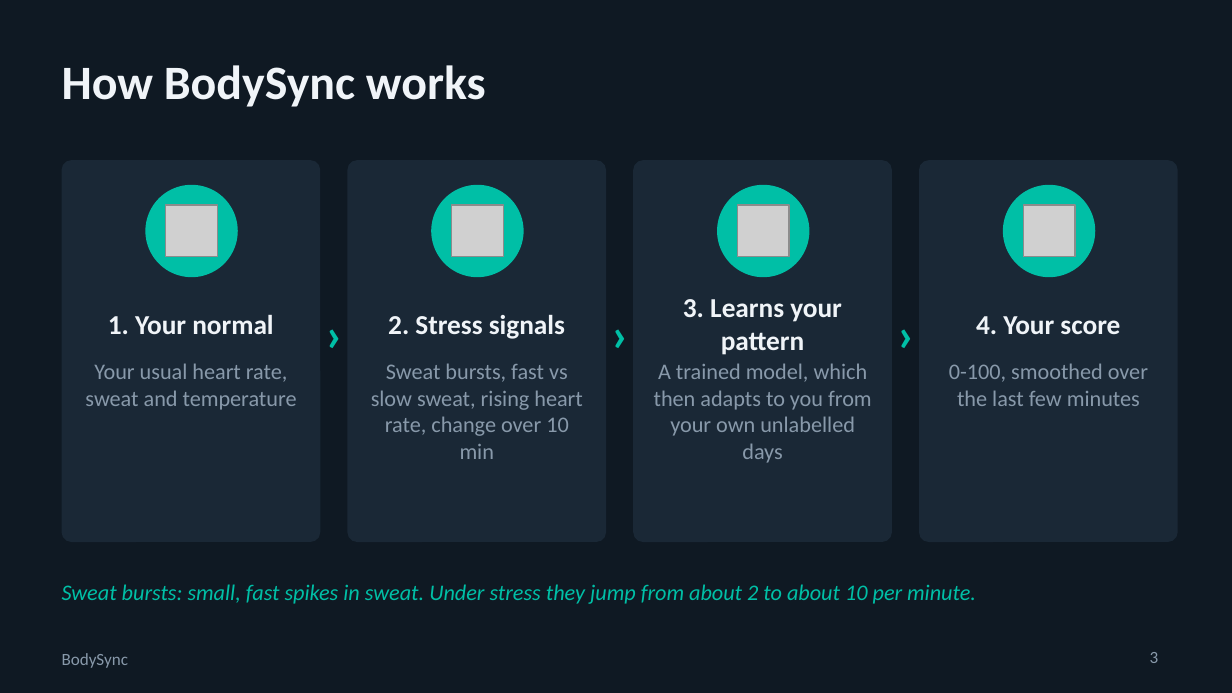
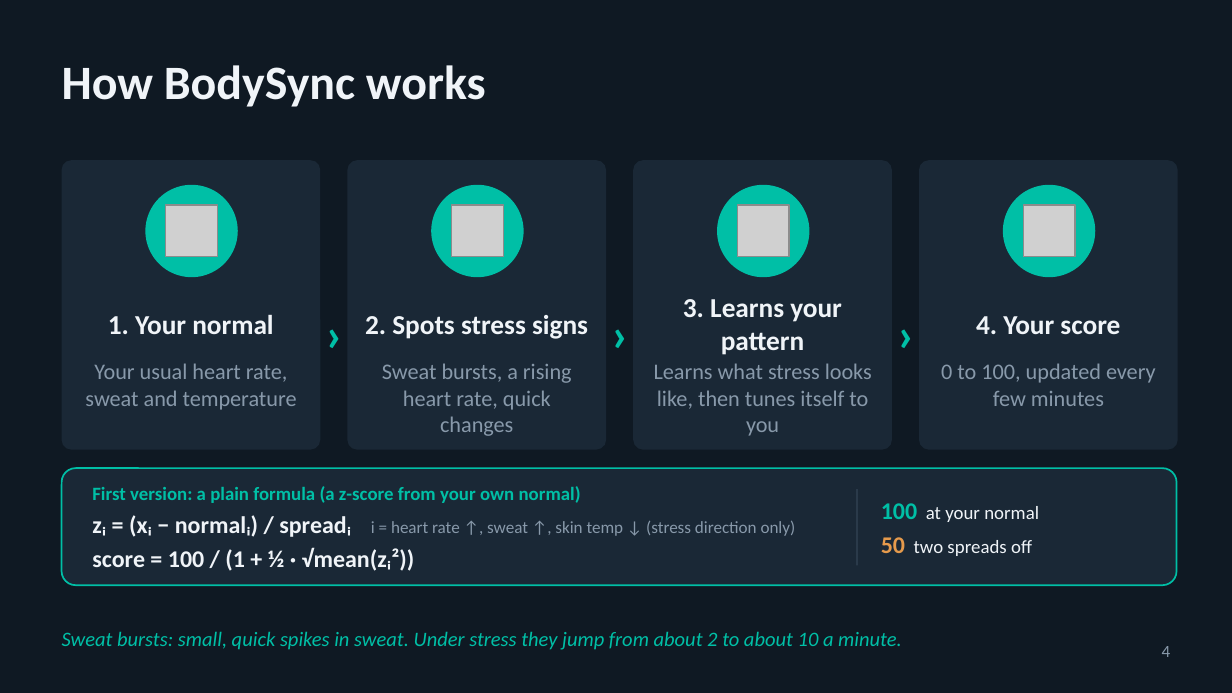
Before and after one commit to swaylakh/bodysync, a slide deck: slide 4 of docs/slides/BodySync_Final.pptx (slide 3 before the commit). Drawn at 1232x693 pixels with LibreOffice and Linux fonts; fonts in the diff are those of the drawing; grey boxes stand for pictures. Boxes give left, top, right and bottom in pixels: in the first picture for what was removed or moved away, otherwise in the second. Text is boxed around its words. In the diff, an @@ line names an element or a change of style, - is before the commit and + after.

```diff
--- a/docs/slides/BodySync_Final.pptx
+++ b/docs/slides/BodySync_Final.pptx
@@ rounded rectangle: place and size @@
-rounded rectangle at (62,160,320,542)
+rounded rectangle at (62,160,320,450)
@@ rounded rectangle: place and size @@
-rounded rectangle at (347,160,606,542)
+rounded rectangle at (347,160,606,450)
@@ rounded rectangle: place and size @@
-rounded rectangle at (633,160,892,542)
+rounded rectangle at (633,160,892,450)
@@ rounded rectangle: place and size @@
-rounded rectangle at (919,160,1178,542)
+rounded rectangle at (919,160,1178,450)
@@ text at (365,315,588,339): text changed @@
-2. Stress signals
+2. Spots stress signs
@@ text at (382,363,572,436): text changed @@
-Sweat bursts, fast vs slow sweat, rising heart rate, change over 10 min
+Sweat bursts, a rising heart rate, quick changes
@@ text at (654,363,872,436): text changed @@
-A trained model, which then adapts to you from your own unlabelled days
+Learns what stress looks like, then tunes itself to you
@@ text at (941,363,1156,406): text changed @@
-0-100, smoothed over the last few minutes
+0 to 100, updated every few minutes
@@ rounded rectangle added at (62,468,1177,585), fill #1A2836, outline #00BFA6 1 pt @@
@@ text added at (92,486,796,571), 11 pt, text #00BFA6, bold @@
+First version: a plain formula (a z-score from your own normal)
+zᵢ = (xᵢ − normalᵢ) / spreadᵢ i = heart rate ↑, sweat ↑, skin temp ↓ (stress direction only)
+score = 100 / (1 + ½ · √mean(zᵢ²))
@@ rectangle added at (856,489,857,565), fill #2A3A4A @@
@@ text added at (881,503,1039,556), 11 pt, text #F0F4F8 @@
+100 at your normal
+50 two spreads off
@@ text at (62,631,902,650): text changed; size 13 to 12 pt @@
-Sweat bursts: small, fast spikes in sweat. Under stress they jump from about 2 to about 10 per minute.
+Sweat bursts: small, quick spikes in sweat. Under stress they jump from about 2 to about 10 a minute.
@@ text removed at (62,653,128,668) @@
-BodySync
@@ page number removed at (1150,652,1159,663) @@
-3
@@ page number added at (1162,646,1171,657), 10 pt, text #8899AA @@
+4
```
Also in this commit, not shown: 5 other slides changed, 8 slides added, 5 slides removed, 5 other files.
